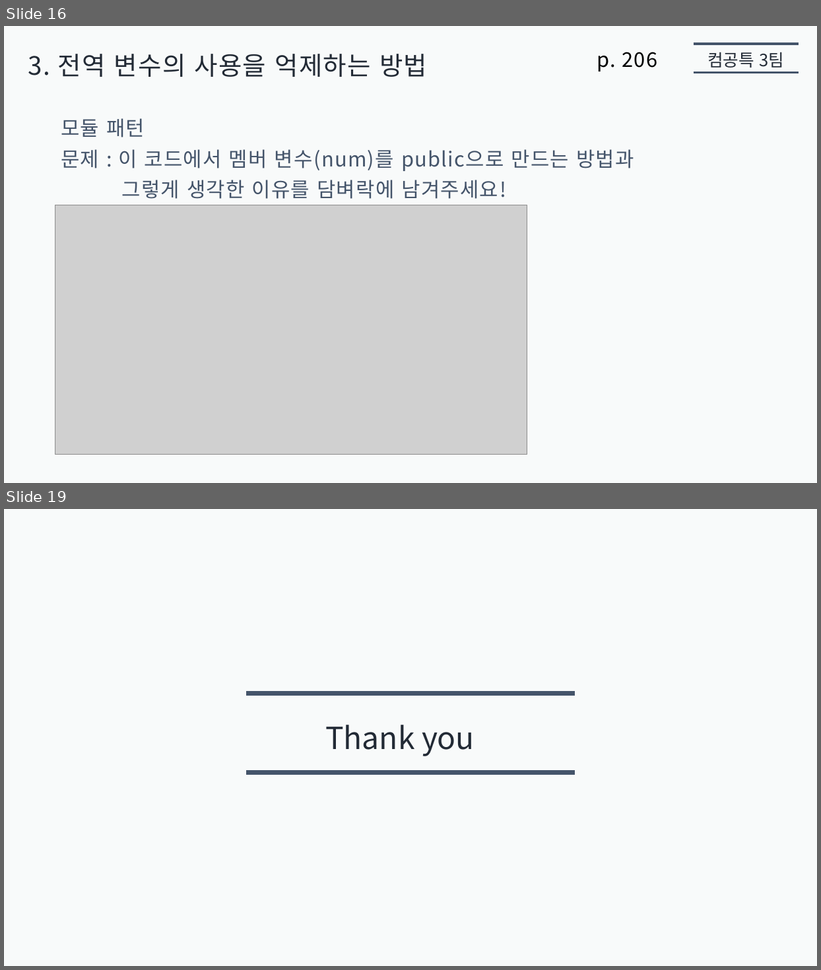
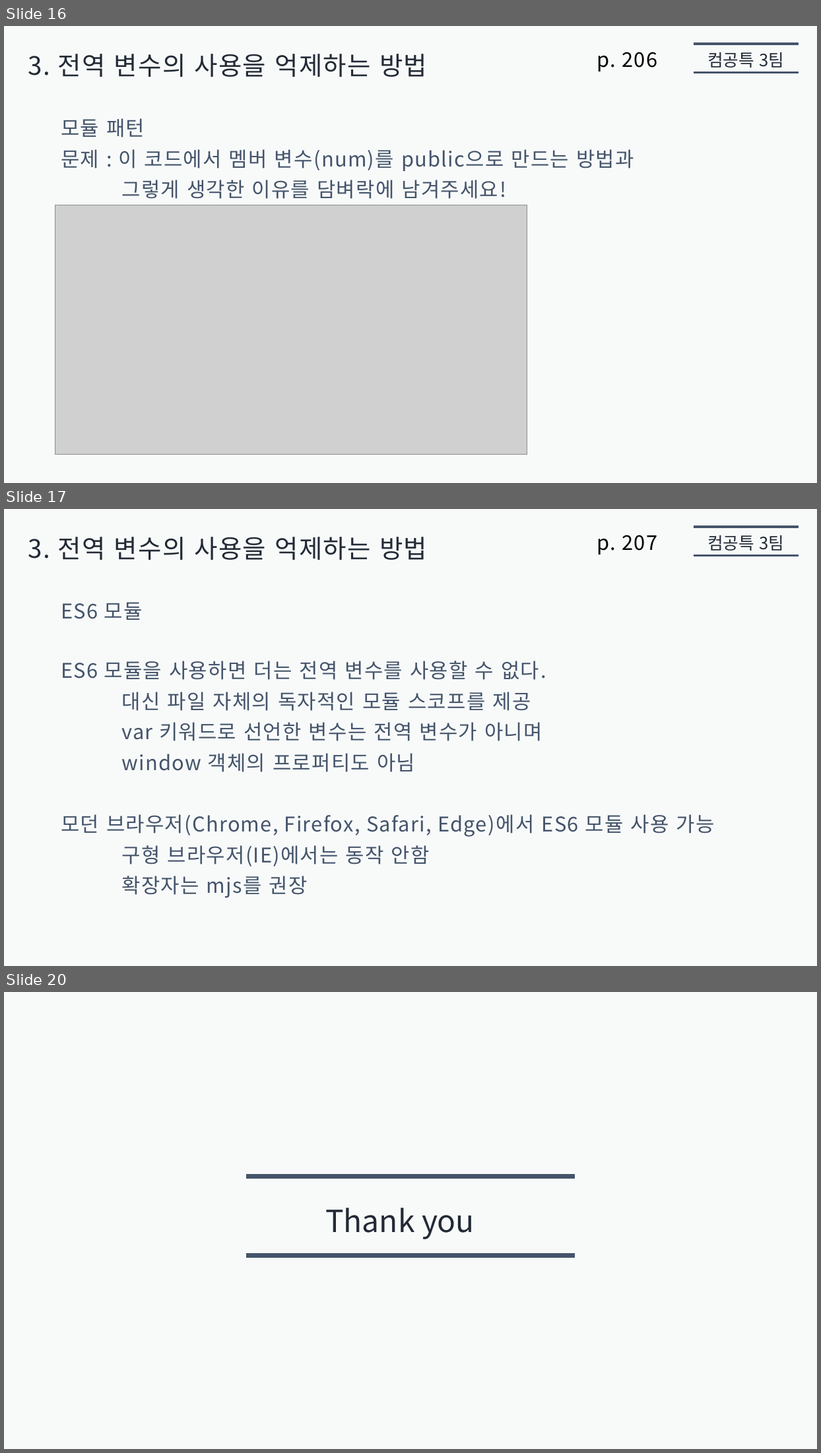
Before and after one commit to jaehoo1/Modern-JavaScript-Deep-Dive, a slide deck: 10. 전역 변수의 문제점/presentation10/jaehoo1/전역 변수의 문제점.pptx. Shown one above the other, each under a label of ours: slides 16 and 19 before the commit, slides 16, 17 and 20 after it; the slides between them are not shown. The pictures are 821x970 and 821x1453 pixels, drawn with LibreOffice and Linux fonts; fonts in the diff are those of the drawing; grey boxes stand for pictures. Boxes give left, top, right and bottom in pixels: in the first picture for what was removed or moved away, otherwise in the second. Text is boxed around its words. In the diff, an @@ line names an element or a change of style, - is before the commit and + after.

```diff
--- a/10. 전역 변수의 문제점/presentation10/jaehoo1/전역 변수의 문제점.pptx
+++ b/10. 전역 변수의 문제점/presentation10/jaehoo1/전역 변수의 문제점.pptx
@@ slide 17 added at [4, 509, 817, 966], background #F8FAFA @@
@@ line added from (694, 527) to (799, 527), #44546A 2.75 pt @@
@@ text added at [28, 537, 427, 560], 30 pt, text #222A35 @@
+3. 전역 변수의 사용을 억제하는 방법
@@ text added at [597, 535, 658, 555], 24 pt, text #000000 @@
+p. 207
@@ text added at [708, 535, 784, 551], 20 pt, text #222A35 @@
+컴공특 3팀
@@ line added from (694, 555) to (799, 555), #44546A 2.75 pt @@
@@ text added at [61, 602, 143, 620], 24 pt, text #44546A @@
+ES6 모듈
@@ text added at [61, 661, 547, 680], 24 pt, text #44546A @@
+ES6 모듈을 사용하면 더는 전역 변수를 사용할 수 없다.
@@ text added at [122, 692, 531, 711], 24 pt, text #44546A @@
+대신 파일 자체의 독자적인 모듈 스코프를 제공
@@ text added at [122, 722, 543, 741], 24 pt, text #44546A @@
+var 키워드로 선언한 변수는 전역 변수가 아니며
@@ text added at [122, 753, 415, 772], 24 pt, text #44546A @@
+window 객체의 프로퍼티도 아님
@@ text added at [61, 815, 714, 837], 24 pt, text #44546A @@
+모던 브라우저(Chrome, Firefox, Safari, Edge)에서 ES6 모듈 사용 가능
@@ text added at [122, 846, 430, 867], 24 pt, text #44546A @@
+구형 브라우저(IE)에서는 동작 안함
@@ text added at [122, 876, 308, 898], 24 pt, text #44546A @@
+확장자는 mjs를 권장
@@ what was slide 19 is now slide 20 @@
```
Also in this commit, not shown: 2 slides changed.
